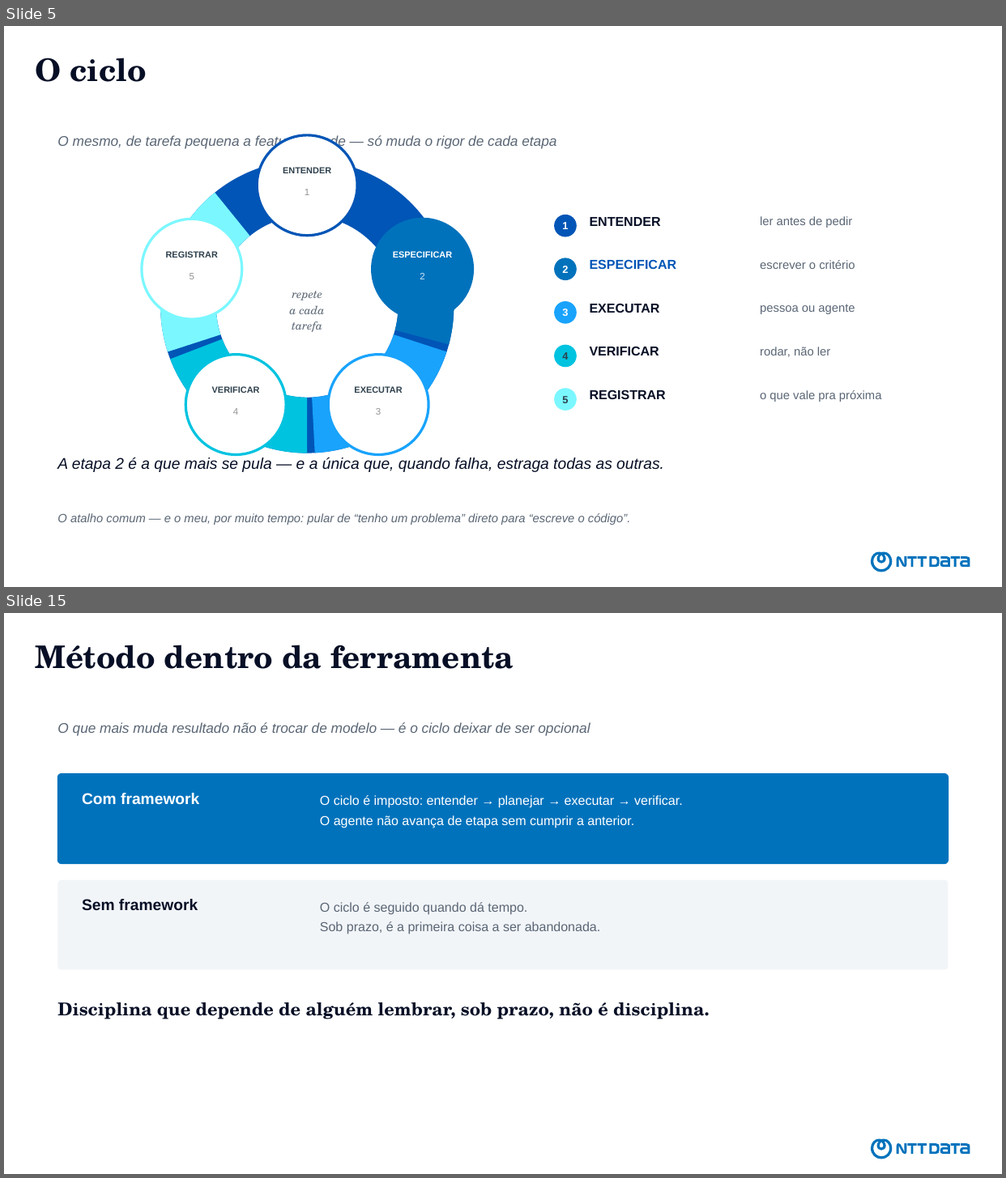
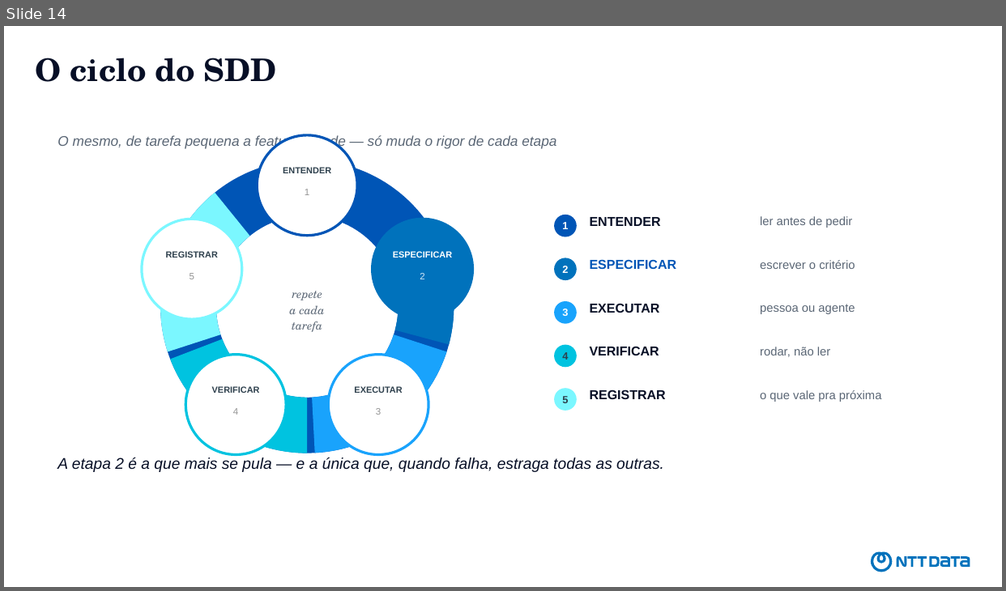
Before and after one commit to devdiasbr/boas-praticas-ia, a slide deck: apresentacao/como-eu-uso-ia.pptx. Shown one above the other, each under a label of ours: slides 5 and 15 before the commit, slide 14 after it; the slides between them are not shown. The pictures are 1006x1178 and 1006x591 pixels, drawn with LibreOffice and Linux fonts; fonts in the diff are those of the drawing. Boxes give left, top, right and bottom in pixels: in the first picture for what was removed or moved away, otherwise in the second. Text is boxed around its words. In the diff, an @@ line names an element or a change of style, - is before the commit and + after.

```diff
--- a/apresentacao/como-eu-uso-ia.pptx
+++ b/apresentacao/como-eu-uso-ia.pptx
@@ slide 15 removed at bbox=[4, 613, 1002, 1174], background #FFFFFF; not listed: 1 template element that a slide beside it also shows @@
@@ title removed at bbox=[35, 645, 513, 669] @@
-Método dentro da ferramenta
@@ text removed at bbox=[57, 722, 590, 736] @@
-O que mais muda resultado não é trocar de modelo — é o ciclo deixar de ser opcional
@@ rounded rectangle removed at bbox=[58, 774, 948, 864] @@
@@ text removed at bbox=[82, 793, 199, 805] @@
-Com framework
@@ text removed at bbox=[320, 795, 683, 828] @@
-O ciclo é imposto: entender → planejar → executar → verificar.
-O agente não avança de etapa sem cumprir a anterior.
@@ rounded rectangle removed at bbox=[58, 880, 948, 970] @@
@@ text removed at bbox=[82, 899, 198, 911] @@
-Sem framework
@@ text removed at bbox=[320, 902, 601, 935] @@
-O ciclo é seguido quando dá tempo.
-Sob prazo, é a primeira coisa a ser abandonada.
@@ text removed at bbox=[57, 1003, 710, 1020] @@
-Disciplina que depende de alguém lembrar, sob prazo, não é disciplina.
@@ what was slide 5 is now slide 14 @@
@@ slide 14 changed as well @@
@@ title at bbox=[35, 58, 277, 82]: text changed @@
-O ciclo
+O ciclo do SDD
@@ text removed at bbox=[57, 514, 631, 525] @@
-O atalho comum — e o meu, por muito tempo: pular de “tenho um problema” direto para “escreve o código”.
```
Also in this commit, not shown: 6 other slides changed, 17 slides added, 14 other slides removed, 2 other files.
